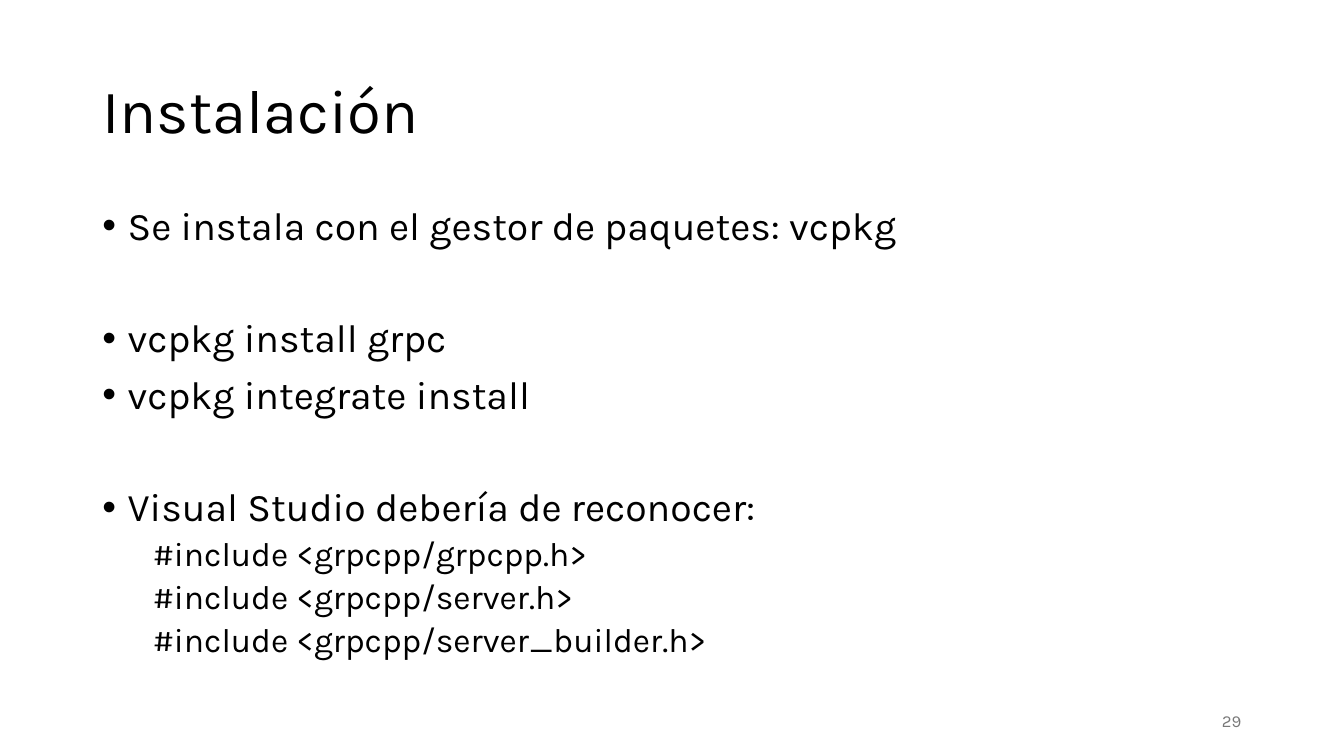
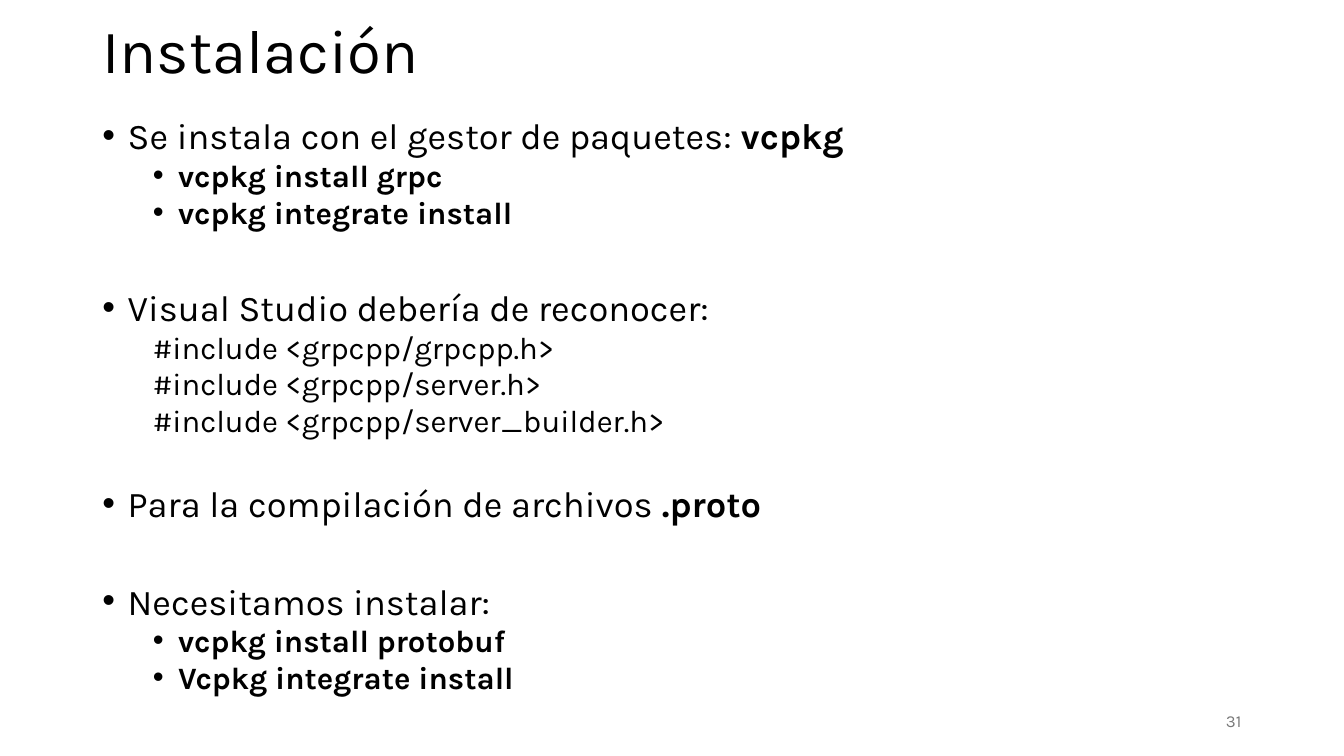
Before and after one commit to aldebarran22/CURSO_CPP_SERVICIOS_30H, a slide deck: slide 31 of doc/3_Comunicacion_microservicios_C++.pptx (slide 29 before the commit). Drawn at 1344x756 pixels with LibreOffice and Linux fonts; fonts in the diff are those of the drawing. Boxes give left, top, right and bottom in pixels: in the first picture for what was removed or moved away, otherwise in the second. Text is boxed around its words. In the diff, an @@ line names an element or a change of style, - is before the commit and + after.

```diff
--- a/doc/3_Comunicacion_microservicios_C++.pptx
+++ b/doc/3_Comunicacion_microservicios_C++.pptx
@@ title "Instalación": place and size @@
-title "Instalación" at [102,86,418,134]
+title "Instalación" at [102,26,418,74]
@@ text "Se instala con el gestor ...": place and size @@
-text "Se instala con el gestor ..." at [128,213,896,661]
+text "Se instala con el gestor ..." at [128,124,844,697]
@@ text at [128,124,844,440]: size 28 to 25.9 pt in "Se instala con el gestor de paquetes: ...", "Visual Studio debería de reconocer:"; bold on in "vcpkg", "vcpkg install grpc", "vcpkg integrate install"; size 28 to 22.2 pt in "vcpkg install grpc", "vcpkg integrate install"; size 24 to 22.2 pt in "#include <grpcpp/grpcpp.h>", "#include <grpcpp/server.h>", "#include <grpcpp/server_builder.h>"; line spacing 0.9 to 0.8; list level 1 to 2 in "vcpkg install grpc"; list level 1 to 2 in "vcpkg integrate install" @@
@@ text at [128,489,761,697]: paragraphs added @@
+• Para la compilación de archivos .proto
+• Necesitamos instalar:
+  • vcpkg install protobuf
+  • Vcpkg integrate install
@@ page number at [1226,716,1241,727]: text changed @@
-29
+31
```
Also in this commit, not shown: 8 other slides changed, 13 slides added, 1 slide removed, 31 other files.
